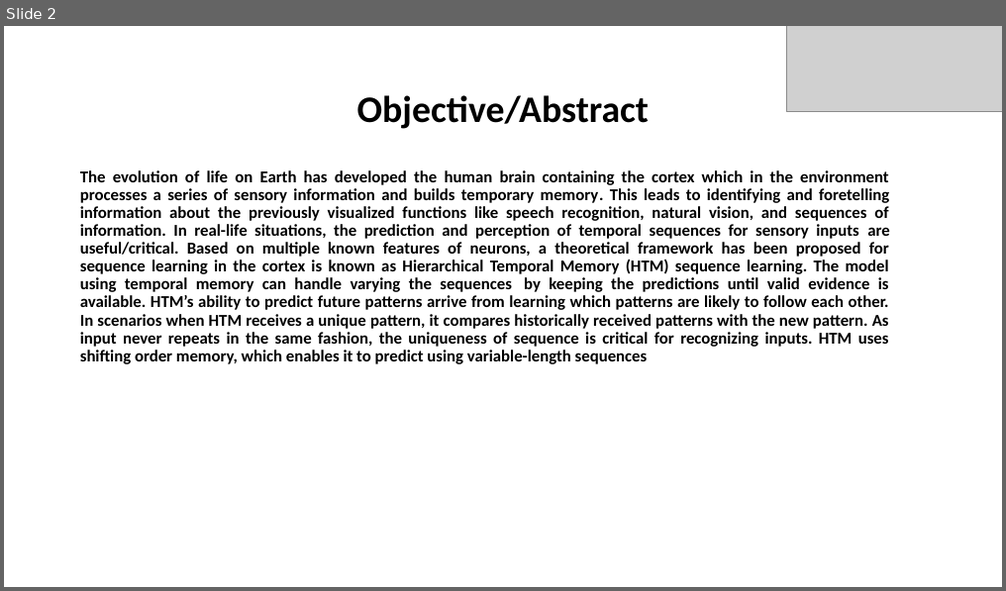
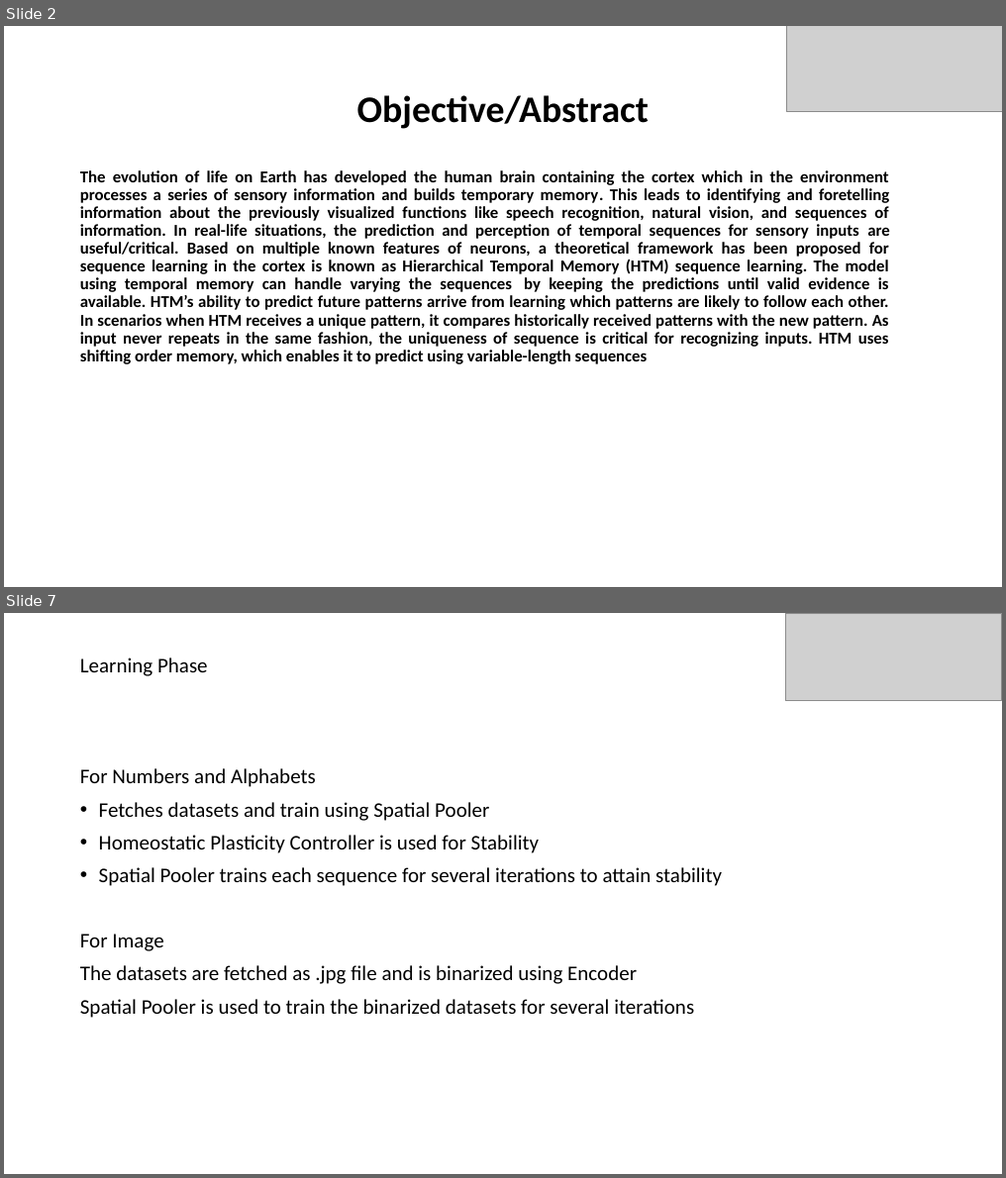
Before and after one commit to harishpalani12/neocortexapi, a slide deck: source/MySEProject/Documentation/Multi Sequence Learning.pptx. Shown one above the other, each under a label of ours: slide 2 before the commit, slides 2 and 7 after it; the slides between them are not shown. The pictures are 1006x591 and 1006x1178 pixels, drawn with LibreOffice and Linux fonts; fonts in the diff are those of the drawing; grey boxes stand for pictures. Boxes give left, top, right and bottom in pixels: in the first picture for what was removed or moved away, otherwise in the second. Text is boxed around its words. In the diff, an @@ line names an element or a change of style, - is before the commit and + after.

```diff
--- a/source/MySEProject/Documentation/Multi Sequence Learning.pptx
+++ b/source/MySEProject/Documentation/Multi Sequence Learning.pptx
@@ slide 7 added at <box>4,613,1002,1174</box>, background #FFFFFF @@
@@ picture added at <box>785,613,1001,701</box> @@
@@ title added at <box>80,658,208,676</box>, 20 pt, text #000000 @@
+Learning Phase
@@ text added at <box>80,768,722,1018</box>, 20 pt, text #000000 @@
+For Numbers and Alphabets
+• Fetches datasets and train using Spatial Pooler
+• Homeostatic Plasticity Controller is used for Stability
+• Spatial Pooler trains each sequence for several iterations to attain stability
+For Image
+The datasets are fetched as .jpg file and is binarized using Encoder
+Spatial Pooler is used to train the binarized datasets for several iterations
```
Also in this commit, not shown: 2 slides changed, 6 other slides added, 4 slides removed, 1 other file.
